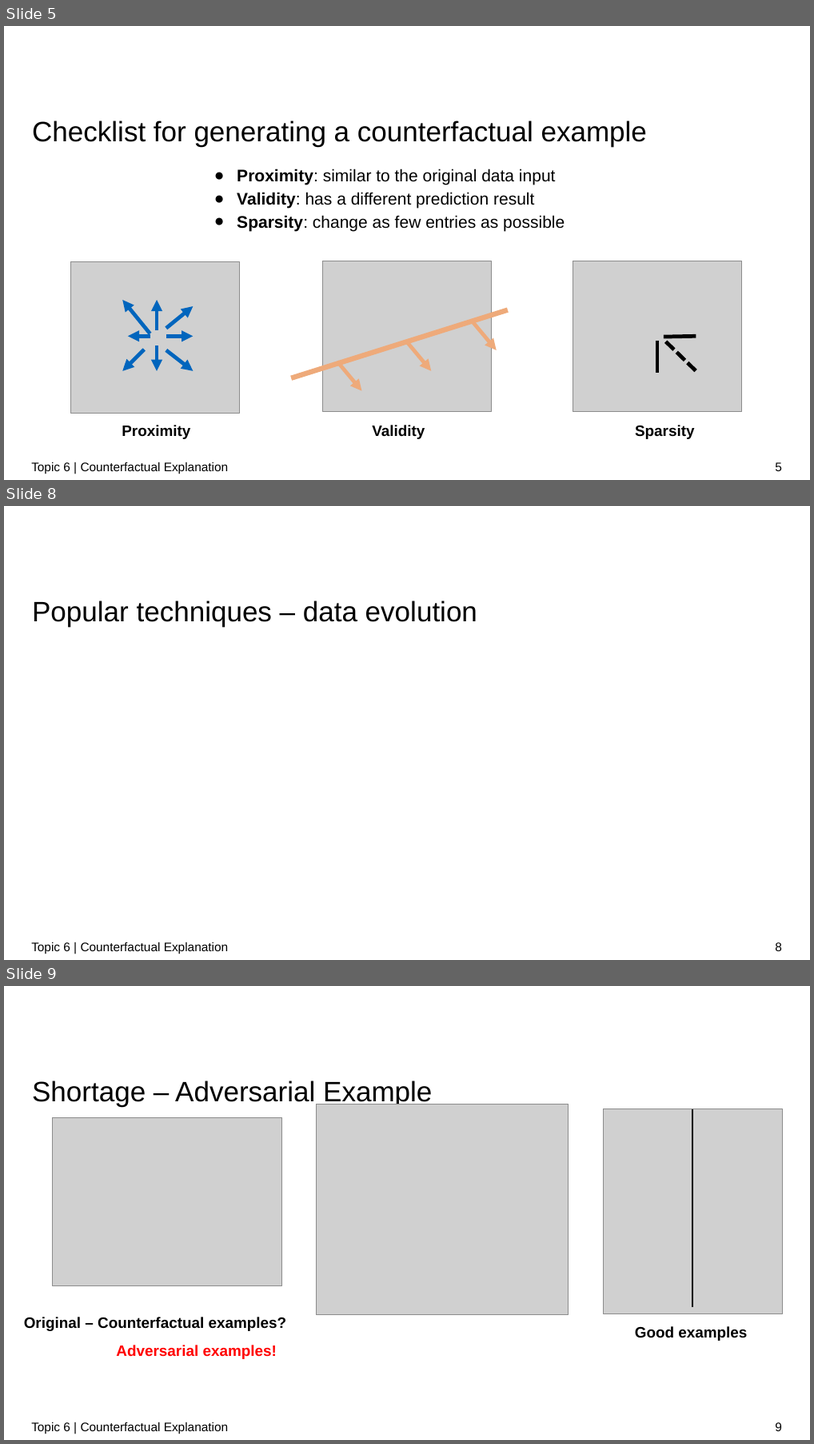
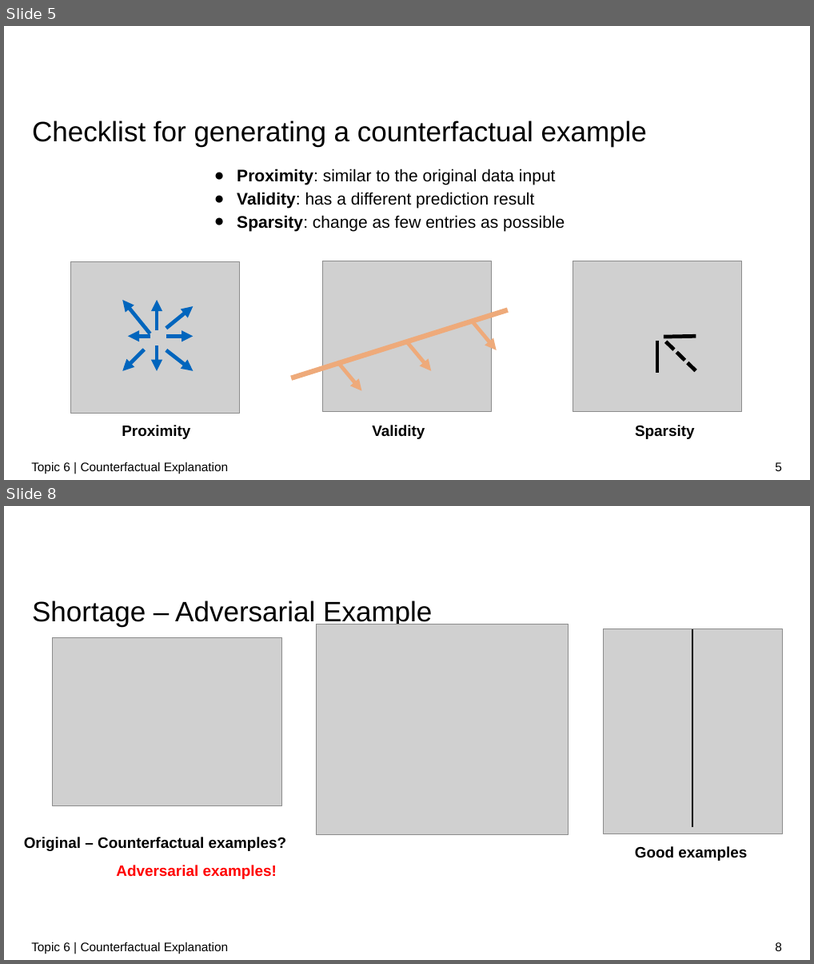
Before and after one commit to zhaochenyuangit/xAISeminar, a slide deck: presentation/XAI_counterfactual.pptx. Shown one above the other, each under a label of ours: slides 5, 8 and 9 before the commit, slides 5 and 8 after it; the slides between them are not shown. The pictures are 814x1444 and 814x964 pixels, drawn with LibreOffice and Linux fonts; fonts in the diff are those of the drawing; grey boxes stand for pictures; background and template pictures are left out. Boxes give left, top, right and bottom in pixels: in the first picture for what was removed or moved away, otherwise in the second. Text is boxed around its words. In the diff, an @@ line names an element or a change of style, - is before the commit and + after.

```diff
--- a/presentation/XAI_counterfactual.pptx
+++ b/presentation/XAI_counterfactual.pptx
@@ slide 8 removed at [4,506,810,960], background #FFFFFF @@
@@ title removed at [32,600,478,627] @@
-Popular techniques – data evolution
@@ text removed at [31,941,228,953] @@
-Topic 6 | Counterfactual Explanation
@@ page number removed at [775,942,782,951] @@
-8
@@ what was slide 9 is now slide 8 @@
@@ page number at [775,942,782,951]: text changed @@
-9
+8
```
Also in this commit, not shown: 6 slides changed, 3 slides added, 16 other files.
